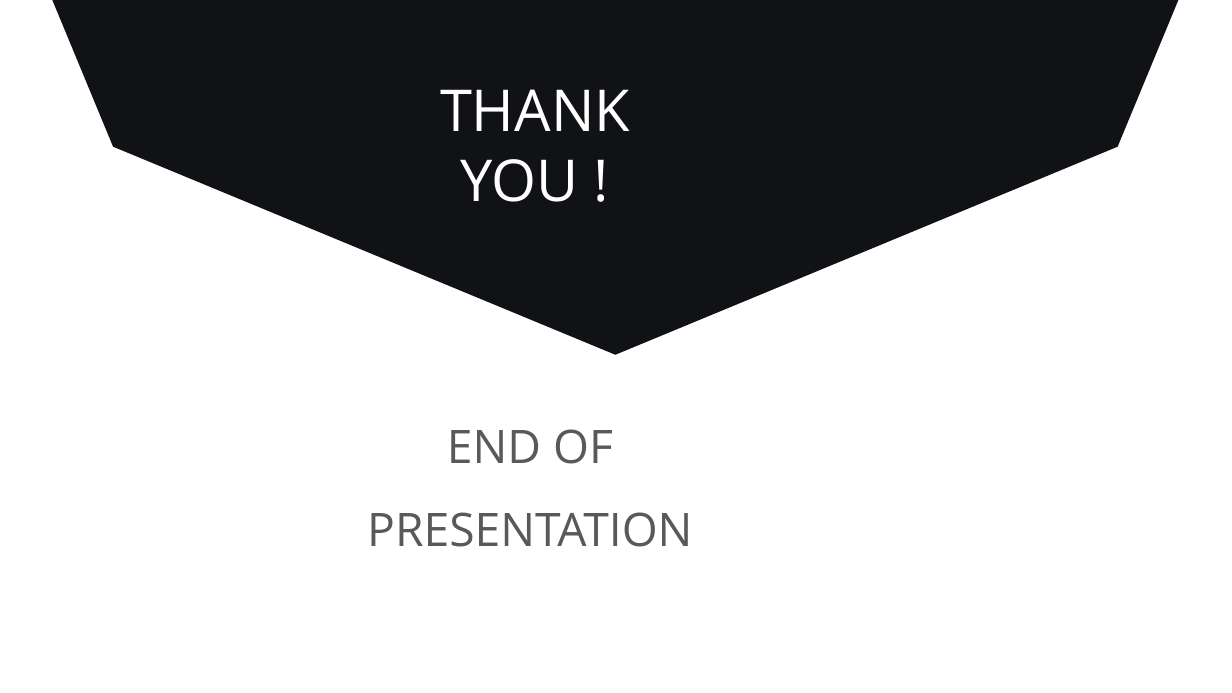
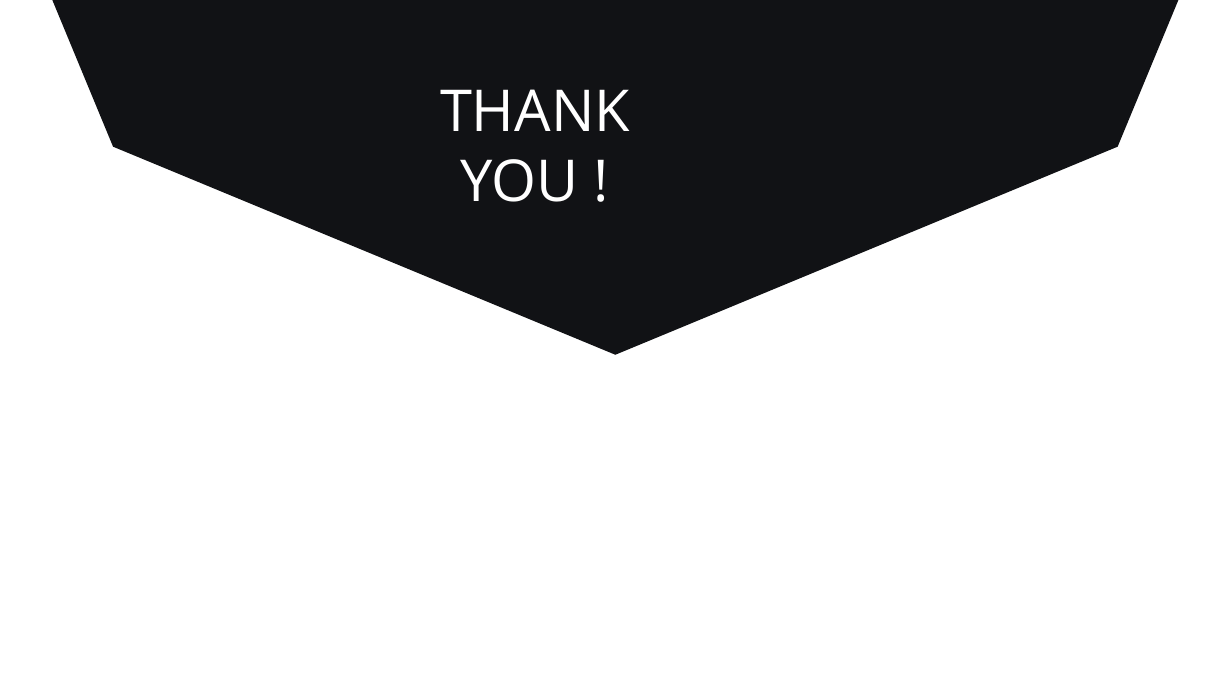
Before and after one commit to fnaticTrucMinh/UIT_AEP_BigDataRESEARCH, a slide deck: slide 22 of UIT_AEP_BigDataRESEARCH - Bao_Data Mining.pptx. Drawn at 1232x693 pixels with LibreOffice and Linux fonts; fonts in the diff are those of the drawing. Boxes give left, top, right and bottom in pixels: in the first picture for what was removed or moved away, otherwise in the second. Text is boxed around its words. In the diff, an @@ line names an element or a change of style, - is before the commit and + after.

```diff
--- a/UIT_AEP_BigDataRESEARCH - Bao_Data Mining.pptx
+++ b/UIT_AEP_BigDataRESEARCH - Bao_Data Mining.pptx
@@ text removed at bbox=[367, 429, 692, 547] @@
-END OF PRESENTATION
```
Also in this commit, not shown: 6 other slides changed.
